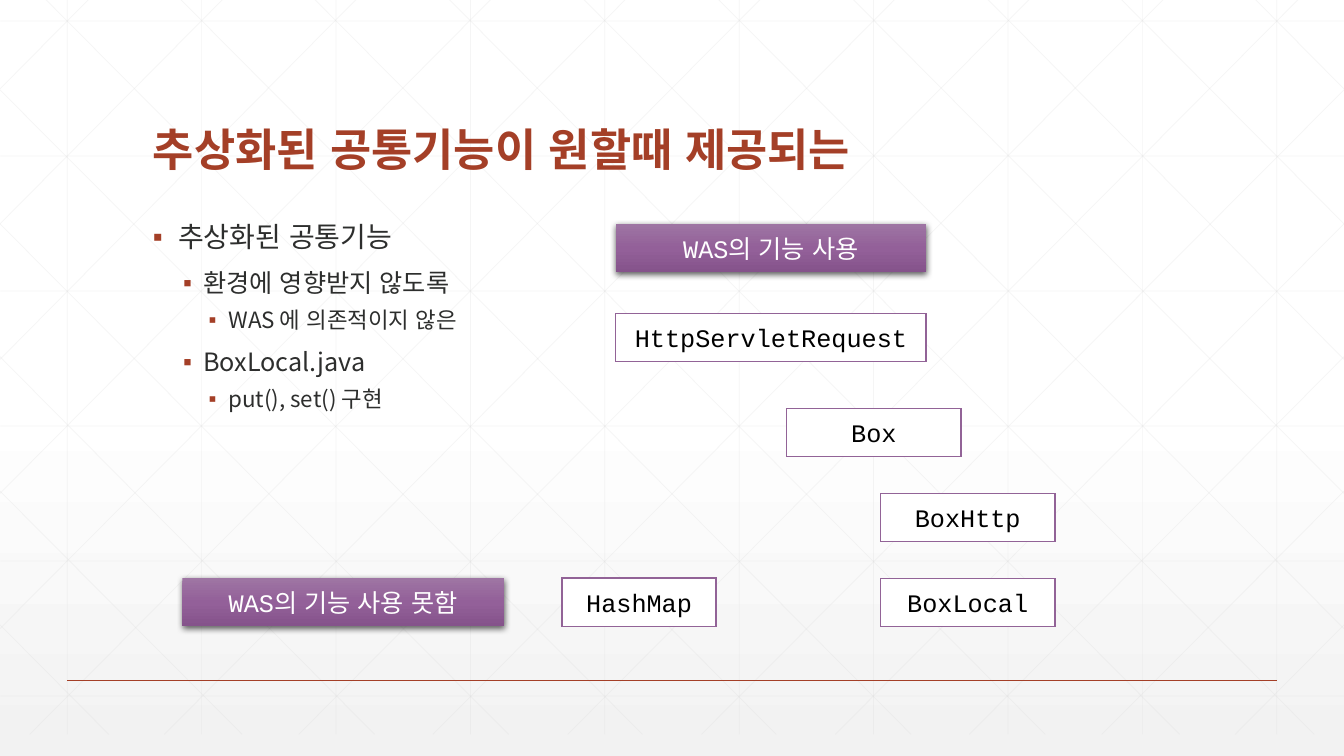
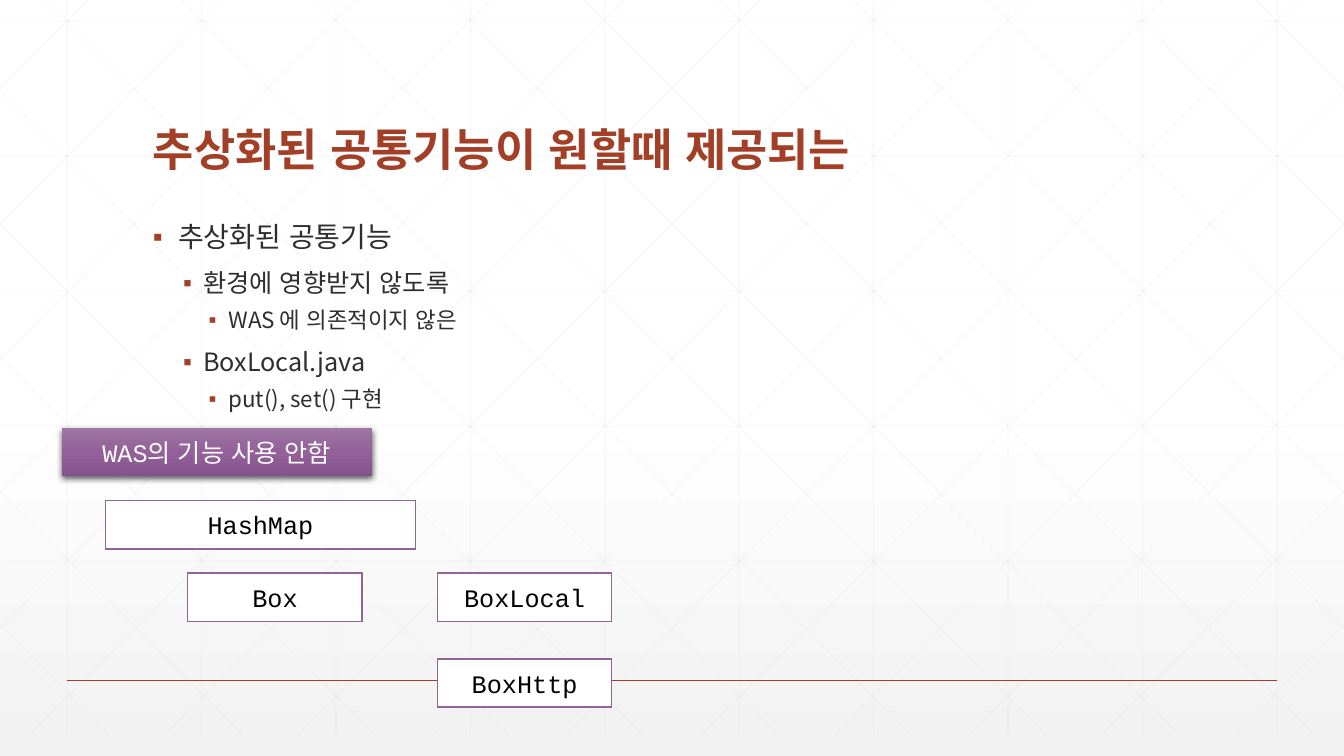
Before and after one commit to zeroshift01/code5, a slide deck: slide 8 of inflearn02/doc/2.공통기능을 추상화 하고 쉽게 사용할 수 있도록 구성합니다..pptx. Drawn at 1344x756 pixels with LibreOffice and Linux fonts; fonts in the diff are those of the drawing. Boxes give left, top, right and bottom in pixels: in the first picture for what was removed or moved away, otherwise in the second. Text is boxed around its words. In the diff, an @@ line names an element or a change of style, - is before the commit and + after.

```diff
--- a/inflearn02/doc/2.공통기능을 추상화 하고 쉽게 사용할 수 있도록 구성합니다..pptx
+++ b/inflearn02/doc/2.공통기능을 추상화 하고 쉽게 사용할 수 있도록 구성합니다..pptx
@@ rectangle removed at [616, 224, 927, 272] @@
-WAS의 기능 사용
@@ rectangle removed at [616, 314, 927, 362] @@
-HttpServletRequest
@@ rectangle "WAS의 기능 사용 안함": place and size @@
-rectangle "WAS의 기능 사용 안함" at [182, 579, 504, 627]
+rectangle "WAS의 기능 사용 안함" at [62, 429, 372, 477]
@@ text in rectangle at [102, 441, 331, 464]: text changed @@
-WAS의 기능 사용 못함
+WAS의 기능 사용 안함
@@ rectangle "HashMap": place and size @@
-rectangle "HashMap" at [563, 579, 717, 627]
+rectangle "HashMap" at [105, 501, 415, 549]
@@ rectangle "Box": place and size @@
-rectangle "Box" at [786, 408, 961, 457]
+rectangle "Box" at [188, 574, 362, 622]
@@ rectangle "BoxLocal": place and size @@
-rectangle "BoxLocal" at [881, 579, 1056, 627]
+rectangle "BoxLocal" at [438, 574, 612, 622]
@@ rectangle "BoxHttp": place and size @@
-rectangle "BoxHttp" at [881, 494, 1056, 542]
+rectangle "BoxHttp" at [438, 659, 612, 708]
```
Also in this commit, not shown: 7 other slides changed, 10 other files.
